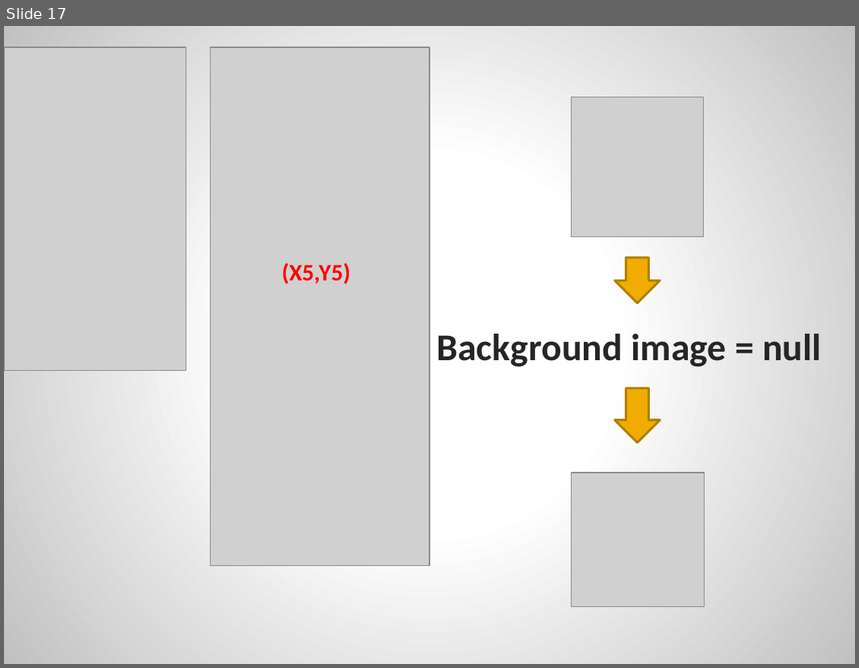
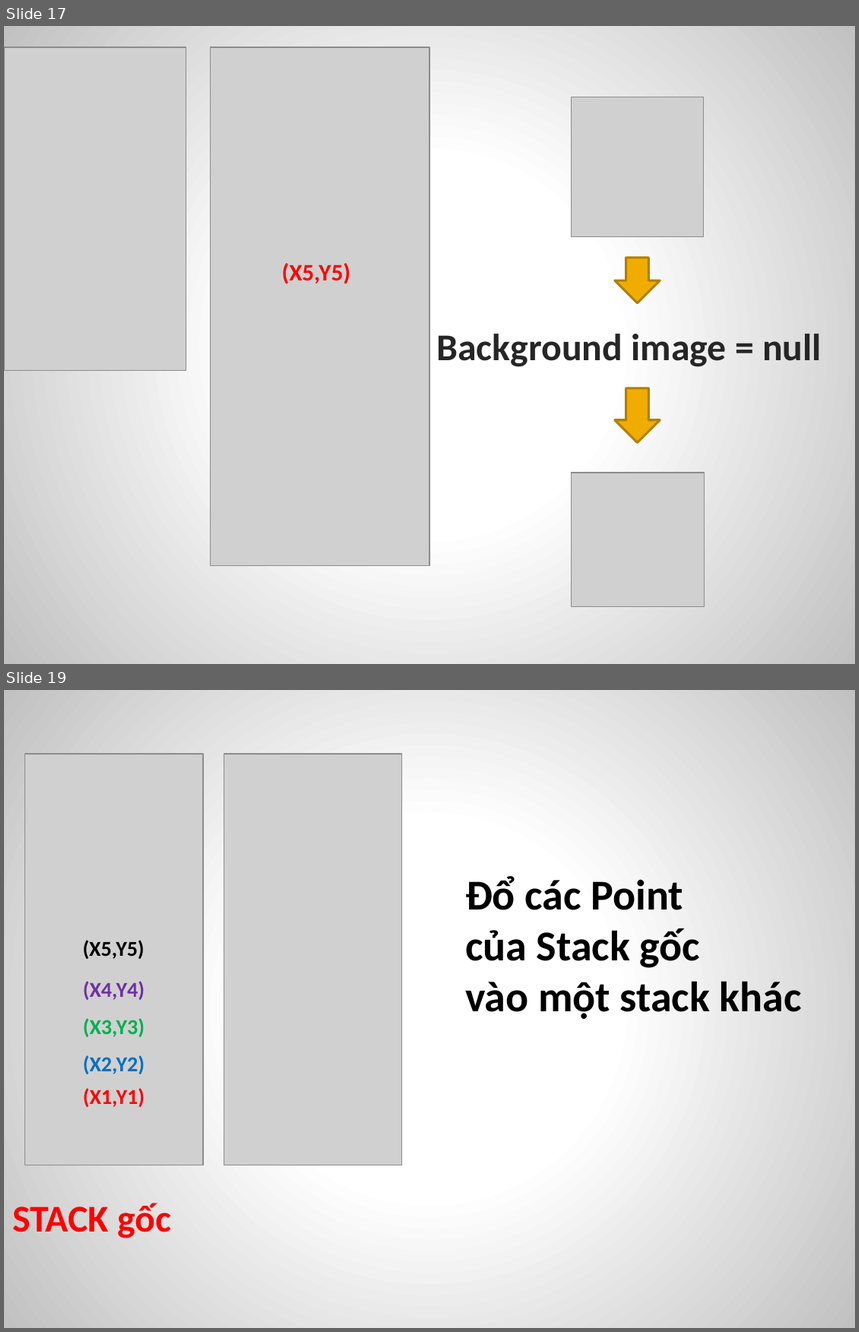
Before and after one commit to MrXiX/CARO-2-NGUOI, a slide deck: doancarohki1819.pptx. Shown one above the other, each under a label of ours: slide 17 before the commit, slides 17 and 19 after it; the slides between them are not shown. The pictures are 859x668 and 859x1332 pixels, drawn with LibreOffice and Linux fonts; fonts in the diff are those of the drawing; grey boxes stand for pictures. Boxes give left, top, right and bottom in pixels: in the first picture for what was removed or moved away, otherwise in the second. Text is boxed around its words. In the diff, an @@ line names an element or a change of style, - is before the commit and + after.

```diff
--- a/doancarohki1819.pptx
+++ b/doancarohki1819.pptx
@@ slide 19 added at (4, 690, 855, 1328), background gradient #FFFFFF to #C1C1C1 @@
@@ picture added at (25, 754, 203, 1165) @@
@@ picture added at (224, 754, 401, 1165) @@
@@ text added at (465, 876, 802, 1019), 36 pt, text #000000, bold @@
+Đổ các Point
+của Stack gốc
+vào một stack khác
@@ text added at (83, 940, 145, 959), 18 pt, text #000000, bold @@
+(X5,Y5)
@@ text added at (83, 981, 145, 1000), 18 pt, text #7030A0, bold @@
+(X4,Y4)
@@ text added at (83, 1018, 145, 1037), 18 pt, text #00B050, bold @@
+(X3,Y3)
@@ text added at (83, 1056, 145, 1075), 18 pt, text #0070C0, bold @@
+(X2,Y2)
@@ text added at (83, 1088, 145, 1107), 18 pt, text #FF0000, bold @@
+(X1,Y1)
@@ text added at (12, 1203, 171, 1239), 32 pt, text #FF0000, bold @@
+STACK gốc
```
Also in this commit, not shown: 7 slides changed, 6 other slides added, 6 slides removed, 2 other files.
